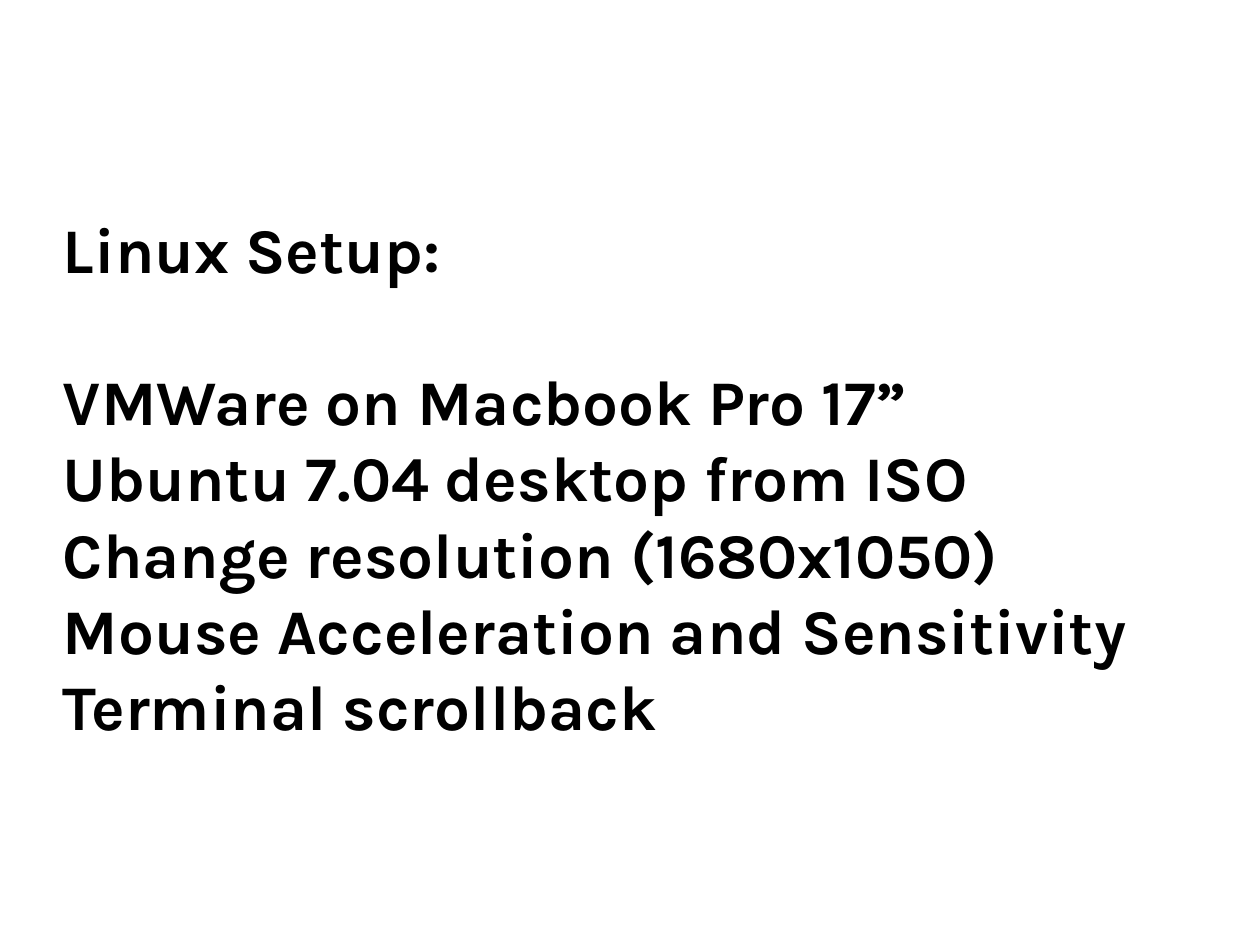
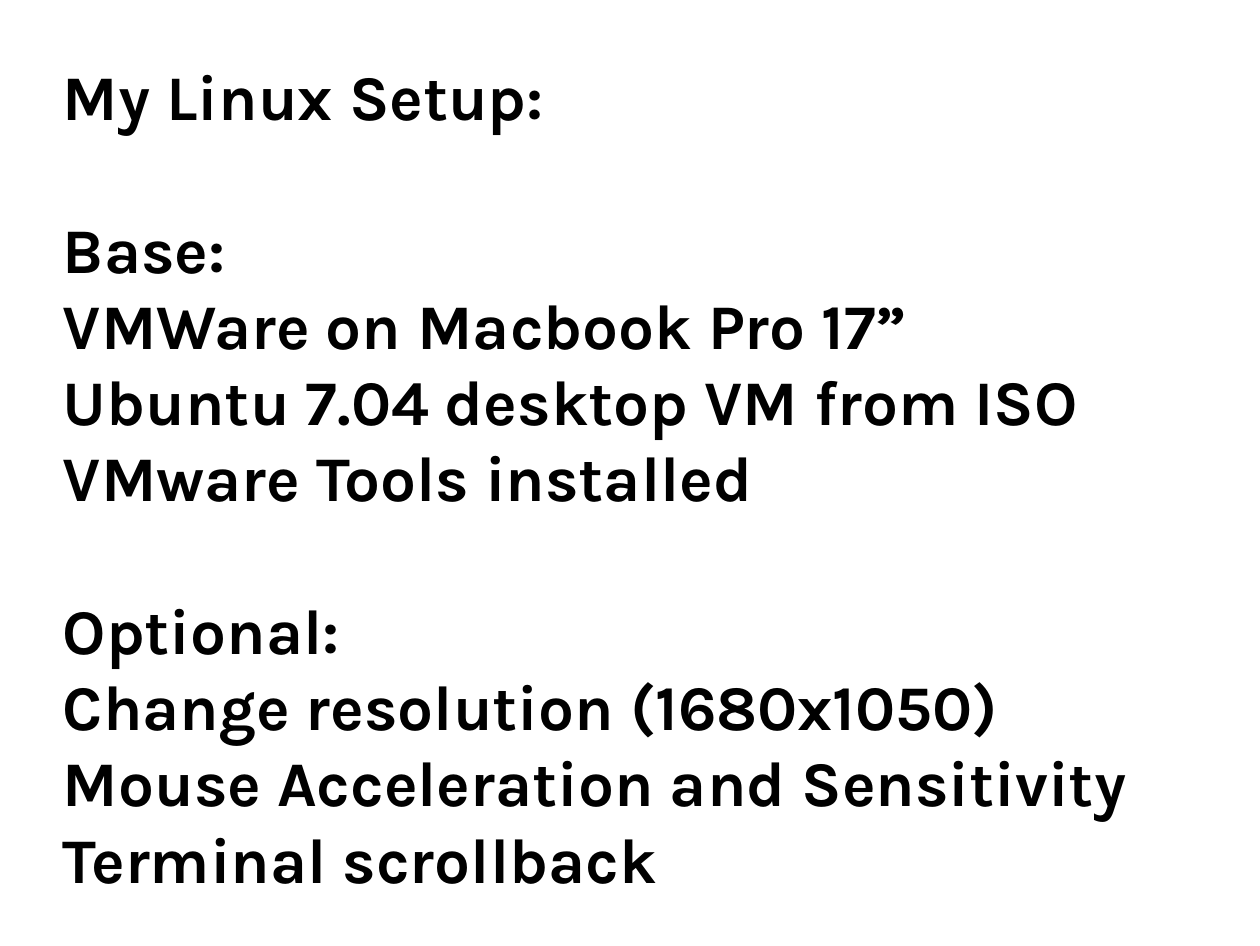
Before and after one commit to thewoolleyman/ci_for_the_rails_guy_or_gal, a slide deck: slide 54 of presentation/ci_for_the_web_2.0_guy_or_gal.odp (slide 48 before the commit). Drawn at 1260x946 pixels with LibreOffice and Linux fonts; fonts in the diff are those of the drawing. Boxes give left, top, right and bottom in pixels: in the first picture for what was removed or moved away, otherwise in the second. Text is boxed around its words. In the diff, an @@ line names an element or a change of style, - is before the commit and + after.

```diff
--- a/presentation/ci_for_the_web_2.0_guy_or_gal.odp
+++ b/presentation/ci_for_the_web_2.0_guy_or_gal.odp
@@ title at (63,74,1126,884): text changed @@
-Linux Setup:
-VMWare on Macbook Pro 17”
-Ubuntu 7.04 desktop from ISO
-Change resolution (1680x1050)
-Mouse Acceleration and Sensitivity
-Terminal scrollback
+My Linux Setup:
+Base:
+VMWare on Macbook Pro 17”
+Ubuntu 7.04 desktop VM from ISO
+VMware Tools installed
+Optional:
+Change resolution (1680x1050)
+Mouse Acceleration and Sensitivity
+Terminal scrollback
```
Also in this commit, not shown: 25 other slides changed, 9 slides added, 2 slides removed.
